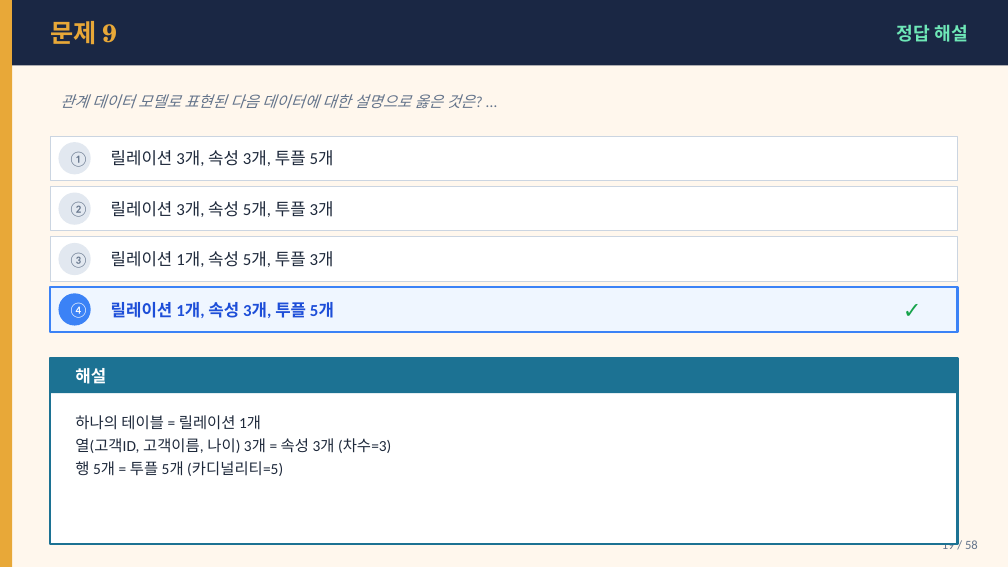
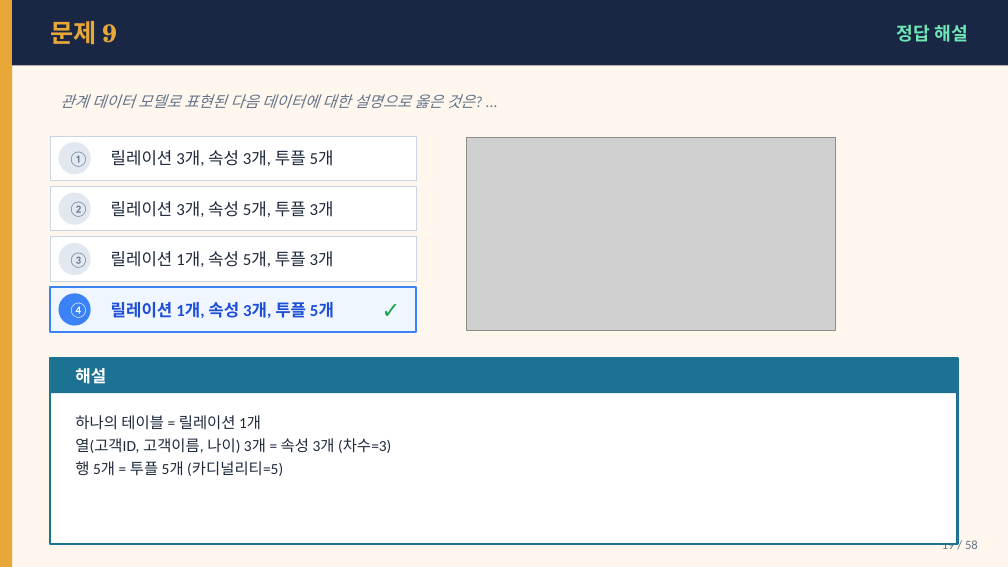
Before and after one commit to Sangdon-Park/Sangdon-Park.github.io, a slide deck: slide 19 of data/DB시스템/5장_연습문제_문제_정답.pptx. Drawn at 1008x567 pixels with LibreOffice and Linux fonts; fonts in the diff are those of the drawing; grey boxes stand for pictures. Boxes give left, top, right and bottom in pixels: in the first picture for what was removed or moved away, otherwise in the second. Text is boxed around its words. In the diff, an @@ line names an element or a change of style, - is before the commit and + after.

```diff
--- a/data/DB시스템/5장_연습문제_문제_정답.pptx
+++ b/data/DB시스템/5장_연습문제_문제_정답.pptx
@@ rectangle: place and size @@
-rectangle at bbox=[50, 136, 958, 180]
+rectangle at bbox=[50, 136, 416, 180]
@@ picture added at bbox=[467, 137, 836, 331] @@
@@ rectangle: place and size @@
-rectangle at bbox=[50, 186, 958, 231]
+rectangle at bbox=[50, 186, 416, 231]
@@ rectangle: place and size @@
-rectangle at bbox=[50, 237, 958, 281]
+rectangle at bbox=[50, 237, 416, 281]
@@ rectangle: place and size @@
-rectangle at bbox=[50, 287, 958, 332]
+rectangle at bbox=[50, 287, 416, 332]
@@ text "✓": place and size @@
-text "✓" at bbox=[887, 287, 937, 332]
+text "✓" at bbox=[366, 287, 416, 332]
```
Also in this commit, not shown: 9 other slides changed, 1 other file.
